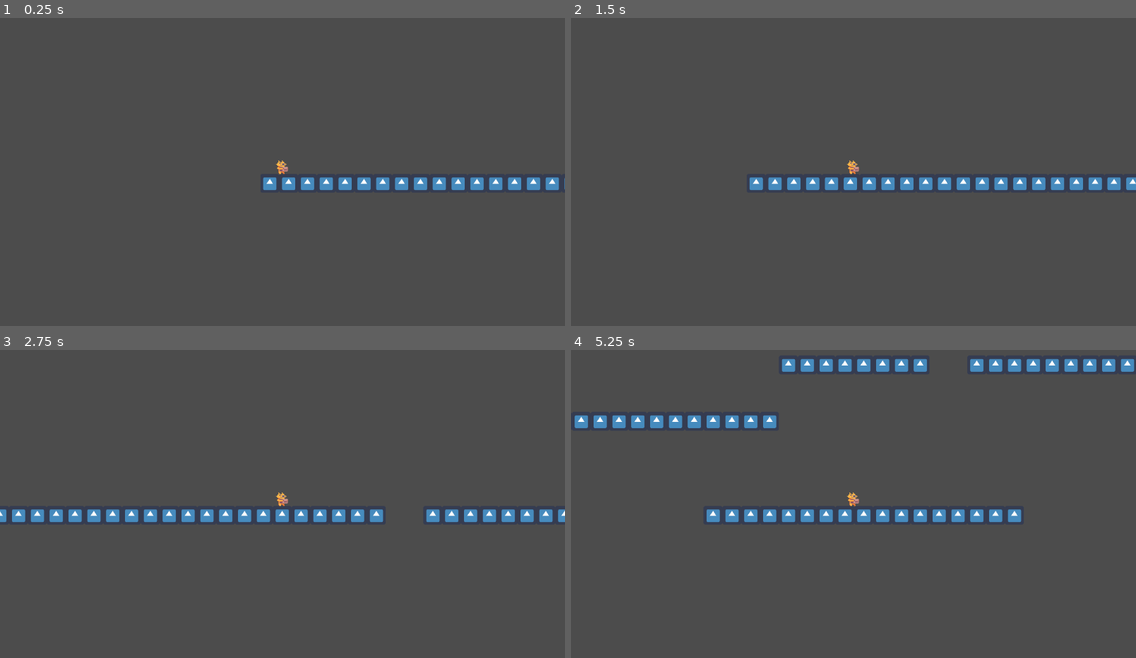
Above: before the commit, frames 1-4 (two rows, left to right).
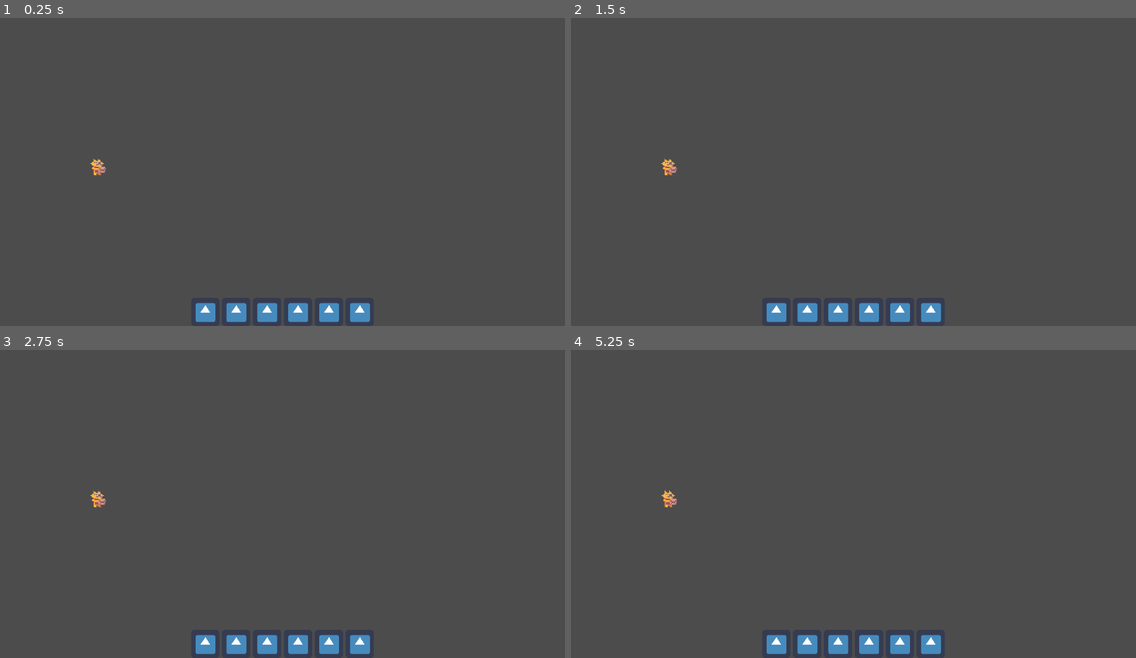
Above: after the commit, the same moments.

Repository: AledCompany/LDJam46
Game: Godot game, scene res://World.tscn
Two runs of this game, one before a commit and one after it. Both use one fixed random seed, a clock stepped at 60 frames per second and the inputs below. The engine's default icon, where the game draws it, is replaced by a stand-in: a white triangle on a blue panel in a dark square.
Inputs (mouse positions are in pixels of both pictures, inside the frame that each line leads up to):
- Up to frame 1 (0.25 s): no input
- Up to frame 2 (1.5 s): click (774, 310) at 0.52 s; click (808, 310) at 1.27 s
- Up to frame 3 (2.75 s): click (265, 642) at 2.02 s
- Up to frame 4 (5.25 s): click (870, 642) at 2.77 s; click (898, 642) at 3.52 s; click (932, 642) at 4.27 s; click (774, 642) at 5.02 s

The runs differ from the first frame. In frame 1, 3.1% of the frame differs, in the area x 16-100%, y 45-99%; in frame 2, 3.6%; in frame 3, 4.3%; in frame 4, 6.1%, in the area x 0-100%, y 2-99%.

Commit message:
Flying miaouss

Diff:
--- a/Player.gd
+++ b/Player.gd
@@ -4,7 +4,7 @@
 
 
 const gravity = 9810
-export var speed = 600
+export var speed = 300
 export var acceleration = 300
 export var direction = Vector2.RIGHT
 var velocity = Vector2.ZERO
@@ -27,7 +27,7 @@
 	velocity.y += gravity * delta
 
 	if is_on_floor():
-		velocity.x = min(velocity.x + acceleration * delta, speed)
+		velocity.x = lerp(velocity.x , speed * direction.x, acceleration * delta)
 		if Input.is_action_just_pressed("jump"):
 			velocity += Vector2.UP * 2000
 
--- a/Player.tscn
+++ b/Player.tscn
@@ -20,8 +20,8 @@
 "speed": 8.0
 } ]
 
-[sub_resource type="CircleShape2D" id=2]
-radius = 22.0
+[sub_resource type="RectangleShape2D" id=2]
+extents = Vector2( 20, 23 )
 
 [node name="KinematicBody2D" type="KinematicBody2D"]
 script = ExtResource( 2 )
@@ -30,7 +30,7 @@
 scale = Vector2( 2, 2 )
 frames = SubResource( 1 )
 animation = "run"
-frame = 3
+frame = 1
 playing = true
 
 [node name="CollisionShape2D" type="CollisionShape2D" parent="."]
--- a/Trampoline.gd
+++ b/Trampoline.gd
@@ -1,6 +1,7 @@
 extends KinematicBody2D
 
-export var impulse = 2000
+export var y_impulse = 2000
+export var x_impulse = 3000
 
 
 # Declare member variables here. Examples:
@@ -21,5 +22,6 @@
 func _on_TrampolineArea_body_entered(body):
 	if body is Player:
 		print("le player veut sauter")
-		body.velocity.y += Vector2.UP.y * impulse
+		body.velocity += Vector2.UP * y_impulse + body.direction * x_impulse
+		print(body.velocity)
 	pass # Replace with function body.
--- a/World.tscn
+++ b/World.tscn
@@ -40,14 +40,18 @@
 collision_layer = 3
 collision_mask = 3
 format = 1
-tile_data = PoolIntArray( 262180, 0, 0, 262181, 0, 0, 262182 …(505 unchanged characters)…  0, 0, 458772, 0, 0, 458773, 0, 0, 458776, 0, 0, 458777, 0, 0, 458778, 0, 0, 458779, 0, 0, 458780, 0, 0, 458781, 0, 0, 458782, 0, 0, 458783, 0, 0, 458784, 0, 0, 458785, 0, 0, 458786, 0, 0, 458787, 0, 0, 7864 …(234 unchanged characters)…
+tile_data = PoolIntArray( 262180, 0, 0, 262181, 0, 0, 262182 …(505 unchanged characters)…  0, 0, 458772, 0, 0, 458773, 0, 0, 458775, 0, 0, 458776, 0, 0, 458777, 0, 0, 458778, 0, 0, 458779, 0, 0, 458780, 0, 0, 458781, 0, 0, 458782, 0, 0, 458783, 0, 0, 458784, 0, 0, 458786, 0, 0, 458787, 0, 0, 7864 …(234 unchanged characters)…
 
 [node name="Player" parent="." instance=ExtResource( 2 )]
-position = Vector2( 72.4803, 368.494 )
+position = Vector2( 104.203, 422.509 )
 
 [node name="Camera2D" type="Camera2D" parent="Player"]
+offset = Vector2( 500, 0 )
 current = true
-zoom = Vector2( 1.5, 1.5 )
+zoom = Vector2( 1.2, 1.2 )
+
+[node name="Trampoline" parent="." instance=ExtResource( 3 )]
+position = Vector2( 1379.66, 448.348 )
 
 [node name="DeathZone" type="Area2D" parent="."]
 
@@ -55,6 +59,61 @@
 position = Vector2( 4513.58, 1732.52 )
 shape = SubResource( 3 )
 
-[node name="Trampoline" parent="." instance=ExtResource( 3 )]
-position = Vector2( 1379.66, 448.348 )
+[node name="CanvasLayer" type="CanvasLayer" parent="."]
+
+[node name="Control" type="Control" parent="CanvasLayer"]
+anchor_top = 1.0
+anchor_right = 1.0
+anchor_bottom = 1.0
+margin_top = -96.0
+__meta__ = {
+"_edit_use_anchors_": false
+}
+
+[node name="Container" type="HBoxContainer" parent="CanvasLayer/Control"]
+anchor_top = 1.0
+anchor_right = 1.0
+anchor_bottom = 1.0
+margin_top = -64.0
+custom_constants/separation = 6
+alignment = 1
+__meta__ = {
+"_edit_use_anchors_": false
+}
+
+[node name="TextureButton" type="TextureButton" parent="CanvasLayer/Control/Container"]
+margin_left = 433.0
+margin_right = 497.0
+margin_bottom = 64.0
+texture_normal = ExtResource( 1 )
+
+[node name="TextureButton2" type="TextureButton" parent="CanvasLayer/Control/Container"]
+margin_left = 503.0
+margin_right = 567.0
+margin_bottom = 64.0
+texture_normal = ExtResource( 1 )
+
+[node name="TextureButton3" type="TextureButton" parent="CanvasLayer/Control/Container"]
+margin_left = 573.0
+margin_right = 637.0
+margin_bottom = 64.0
+texture_normal = ExtResource( 1 )
+
+[node name="TextureButton4" type="TextureButton" parent="CanvasLayer/Control/Container"]
+margin_left = 643.0
+margin_right = 707.0
+margin_bottom = 64.0
+texture_normal = ExtResource( 1 )
+
+[node name="TextureButton5" type="TextureButton" parent="CanvasLayer/Control/Container"]
+margin_left = 713.0
+margin_right = 777.0
+margin_bottom = 64.0
+texture_normal = ExtResource( 1 )
+
+[node name="TextureButton6" type="TextureButton" parent="CanvasLayer/Control/Container"]
+margin_left = 783.0
+margin_right = 847.0
+margin_bottom = 64.0
+texture_normal = ExtResource( 1 )
 [connection signal="body_entered" from="DeathZone" to="Player" method="_on_DeathZone_body_entered"]
--- a/project.godot
+++ b/project.godot
@@ -28,6 +28,8 @@
 
 window/size/width=1280
 window/size/height=720
+window/stretch/mode="viewport"
+window/stretch/aspect="keep"
 
 [importer_defaults]
 
